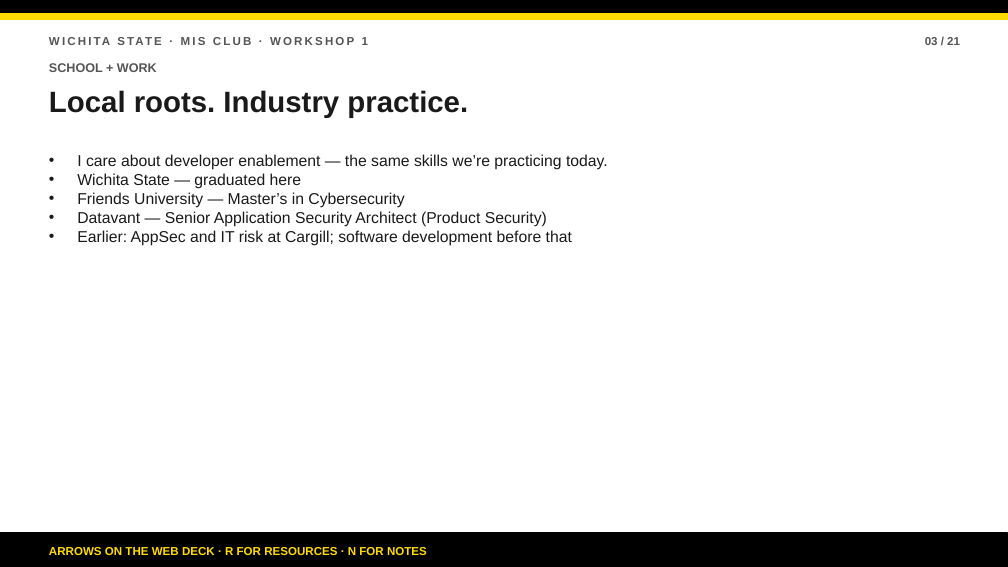
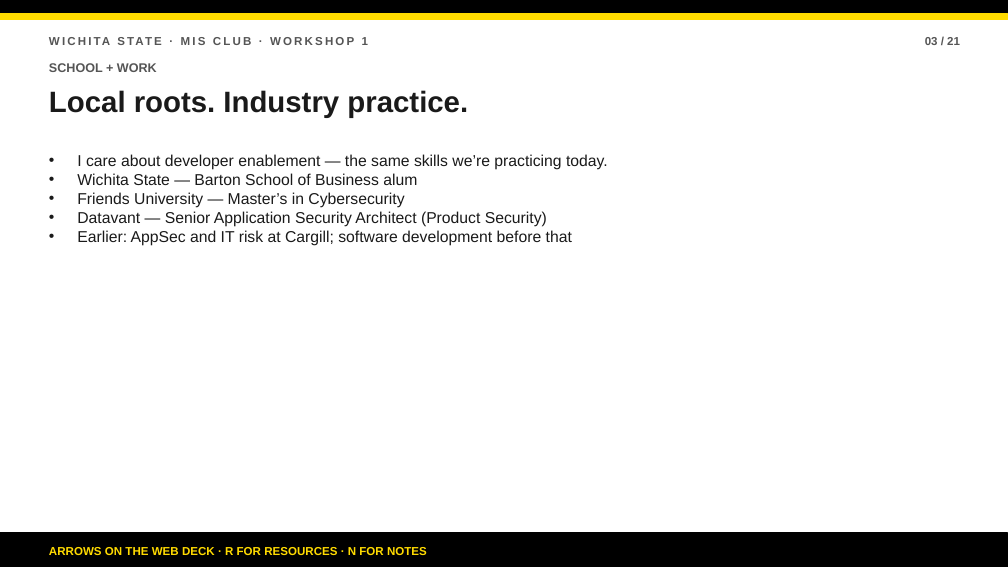
Before and after one commit to bsbcyber/workshop-site, a slide deck: slide 3 of downloads/workshop-1-presentation.pptx. Drawn at 1008x567 pixels with LibreOffice and Linux fonts; fonts in the diff are those of the drawing. Boxes give left, top, right and bottom in pixels: in the first picture for what was removed or moved away, otherwise in the second. Text is boxed around its words. In the diff, an @@ line names an element or a change of style, - is before the commit and + after.

Commit message:
Deck: Barton School of Business alum wording

```diff
--- a/downloads/workshop-1-presentation.pptx
+++ b/downloads/workshop-1-presentation.pptx
@@ text at [77, 173, 417, 185]: text changed @@
-• Wichita State — graduated here
+• Wichita State — Barton School of Business alum
```
Also in this commit, not shown: 1 other slide changed, 1 other file.
